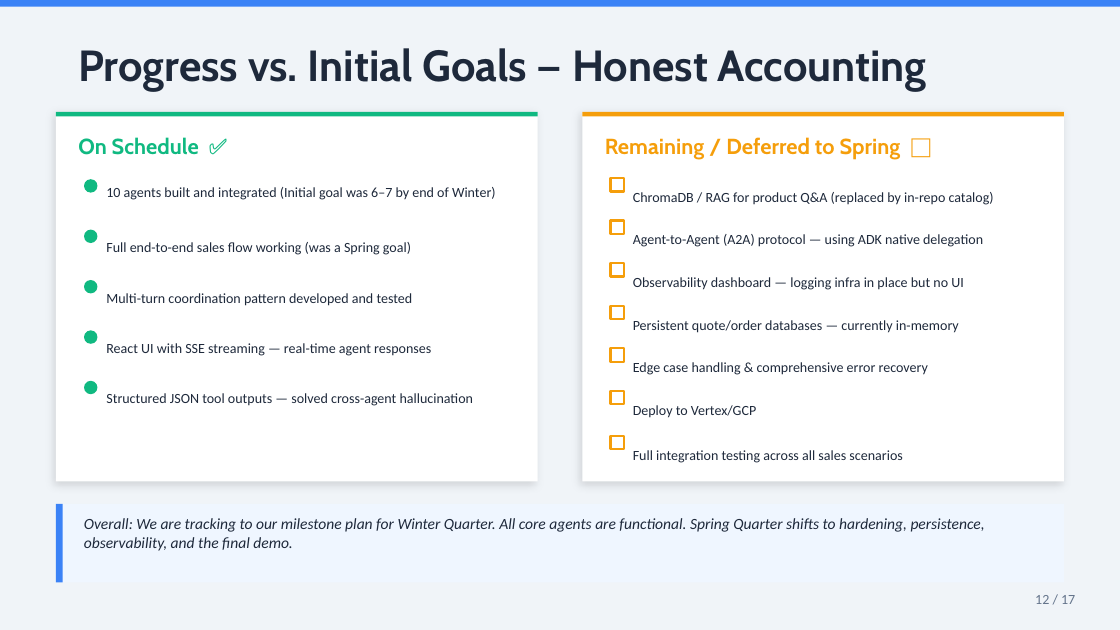
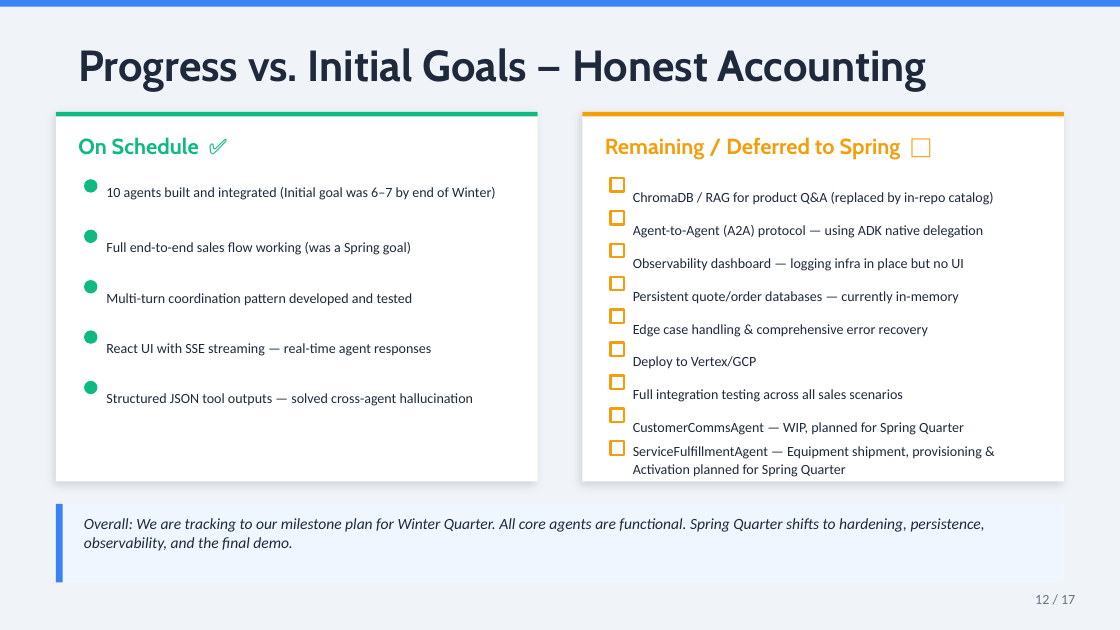
Before and after one commit to sudhamanc/ConversationalSalesAgent, a slide deck: slide 14 of B2B_Sales_Agent_Progress_Report.pptx. Drawn at 1120x630 pixels with LibreOffice and Linux fonts; fonts in the diff are those of the drawing. Boxes give left, top, right and bottom in pixels: in the first picture for what was removed or moved away, otherwise in the second. Text is boxed around its words. In the diff, an @@ line names an element or a change of style, - is before the commit and + after.

```diff
--- a/B2B_Sales_Agent_Progress_Report.pptx
+++ b/B2B_Sales_Agent_Progress_Report.pptx
@@ text "Agent-to-Agent (A2A) protocol — using ..." moved from (x1=633, y1=234, x2=983, y2=247) to (x1=633, y1=225, x2=983, y2=238) @@
@@ rectangle moved from (x1=610, y1=221, x2=624, y2=234) to (x1=610, y1=211, x2=624, y2=224) @@
@@ rectangle moved from (x1=610, y1=263, x2=624, y2=277) to (x1=610, y1=244, x2=624, y2=258) @@
@@ text "Observability dashboard — logging infra ..." moved from (x1=633, y1=277, x2=964, y2=290) to (x1=633, y1=258, x2=964, y2=271) @@
@@ rectangle moved from (x1=610, y1=306, x2=624, y2=319) to (x1=610, y1=277, x2=624, y2=290) @@
@@ text "Persistent quote/order databases — currently ..." moved from (x1=633, y1=320, x2=959, y2=333) to (x1=633, y1=291, x2=959, y2=304) @@
@@ rectangle moved from (x1=610, y1=348, x2=624, y2=362) to (x1=610, y1=310, x2=624, y2=324) @@
@@ text "Edge case handling & comprehensive ..." moved from (x1=633, y1=362, x2=928, y2=375) to (x1=633, y1=324, x2=928, y2=337) @@
@@ rectangle moved from (x1=610, y1=391, x2=624, y2=404) to (x1=610, y1=343, x2=624, y2=356) @@
@@ text "Deploy to Vertex/GCP" moved from (x1=633, y1=405, x2=756, y2=418) to (x1=633, y1=356, x2=756, y2=369) @@
@@ rectangle added at (x1=610, y1=375, x2=624, y2=389), fill #FFFFFF, outline #F59E0B 1.5 pt @@
@@ text "Full integration testing across all ..." moved from (x1=633, y1=450, x2=902, y2=463) to (x1=633, y1=389, x2=902, y2=402) @@
@@ rectangle added at (x1=610, y1=409, x2=624, y2=422), fill #FFFFFF, outline #F59E0B 1.5 pt @@
@@ rectangle moved from (x1=610, y1=436, x2=624, y2=449) to (x1=610, y1=441, x2=624, y2=455) @@
@@ text added at (x1=633, y1=422, x2=964, y2=435), 9 pt, text #1E293B @@
+CustomerCommsAgent — WIP, planned for Spring Quarter
@@ text added at (x1=633, y1=446, x2=981, y2=477), 9 pt, text #1E293B @@
+ServiceFulfillmentAgent — Equipment shipment, provisioning & Activation planned for Spring Quarter
```
Also in this commit, not shown: 1 other slide changed, 1 other file.
